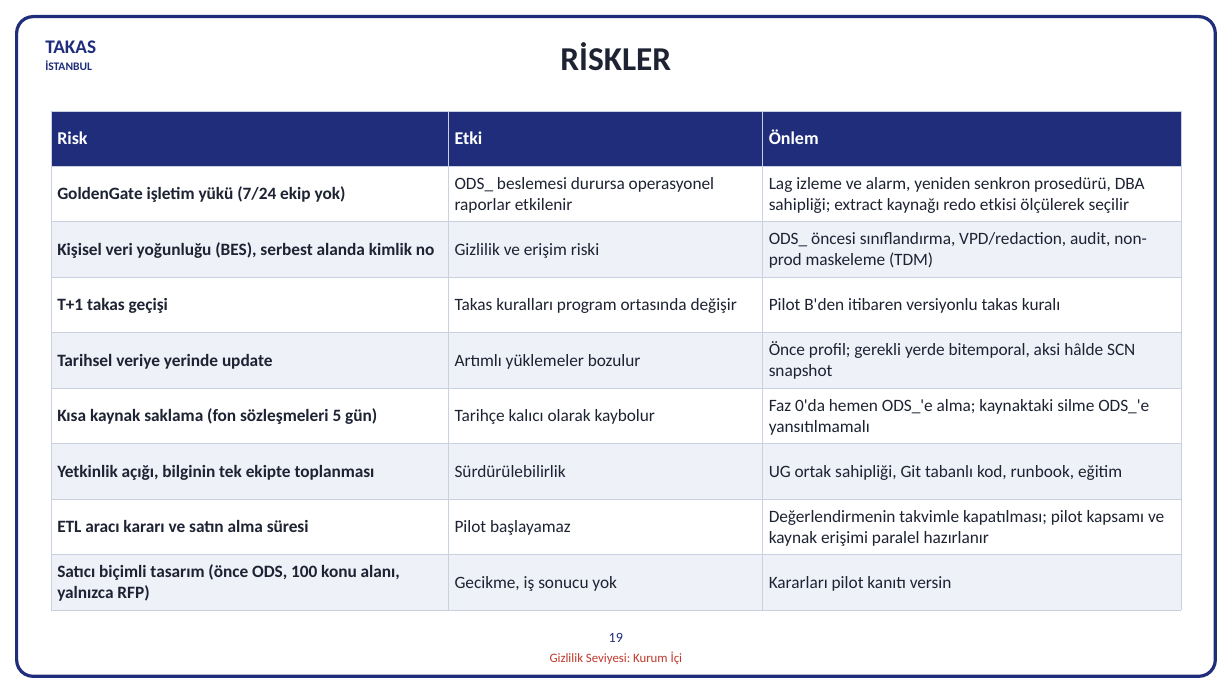
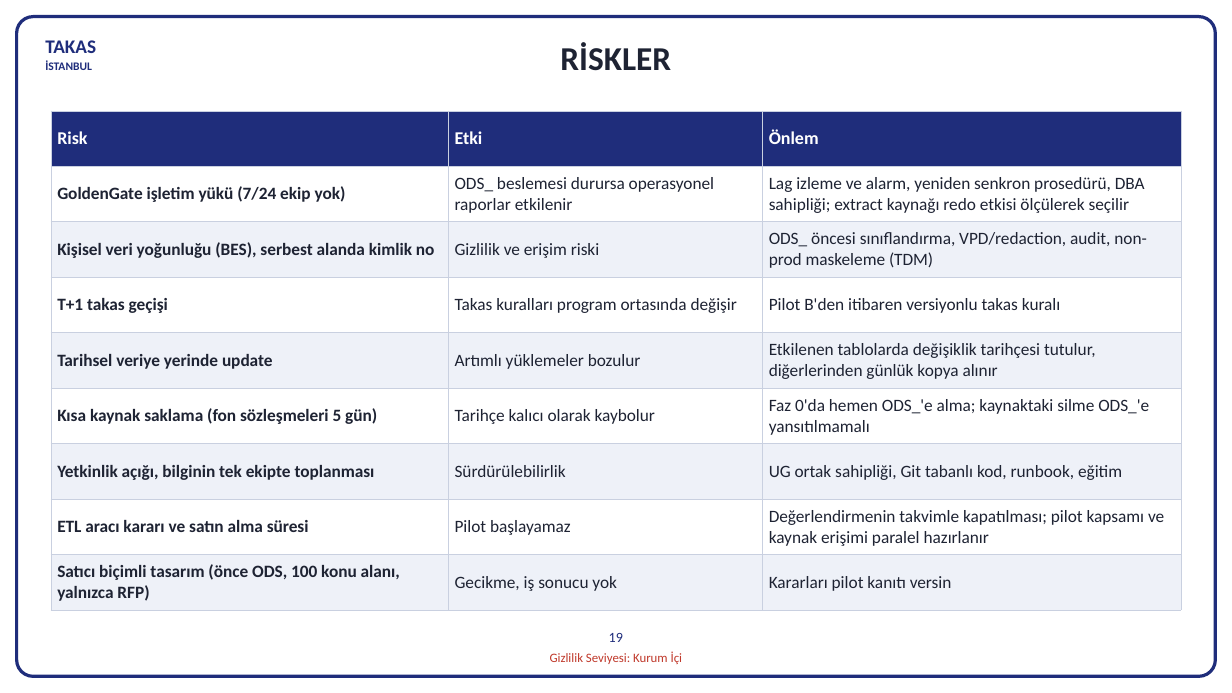
Before and after one commit to hanifidemirel0/Cursor-Projects, a slide deck: slide 23 of outputs/dwh-sunum-kasim-2026/5 - DWHSunum_Kasim2026.pptx. Drawn at 1232x693 pixels with LibreOffice and Linux fonts; fonts in the diff are those of the drawing. Boxes give left, top, right and bottom in pixels: in the first picture for what was removed or moved away, otherwise in the second. Text is boxed around its words. In the diff, an @@ line names an element or a change of style, - is before the commit and + after.

```diff
--- a/outputs/dwh-sunum-kasim-2026/5 - DWHSunum_Kasim2026.pptx
+++ b/outputs/dwh-sunum-kasim-2026/5 - DWHSunum_Kasim2026.pptx
@@ table at (51, 111, 1181, 610) @@
-row 5, column 3: Önce profil; gerekli yerde bitemporal, aksi hâlde SCN snapshot
+row 5, column 3: Etkilenen tablolarda değişiklik tarihçesi tutulur, diğerlerinden günlük kopya alınır
```
Also in this commit, not shown: 2 other files.
